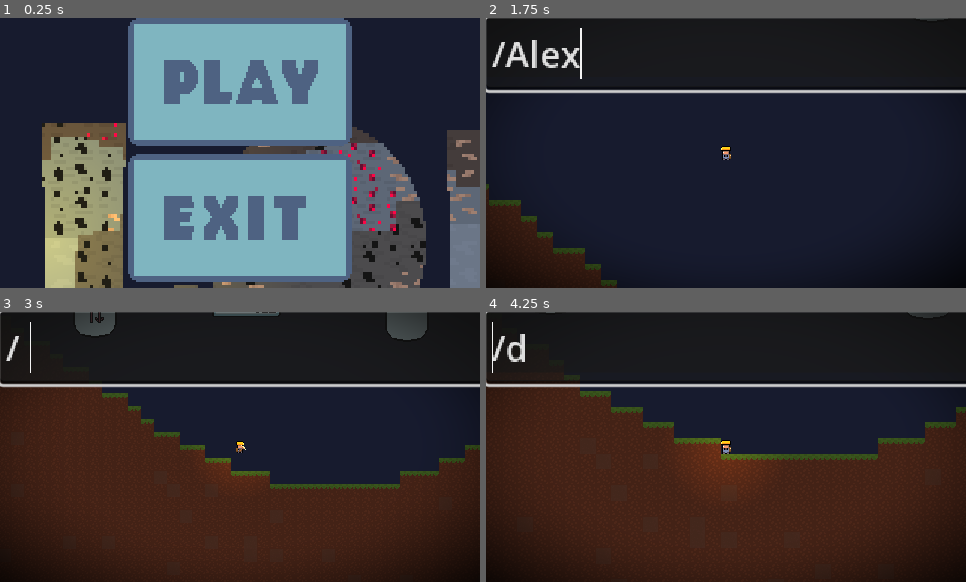
Above: before the commit, frames 1-4 (two rows, left to right).
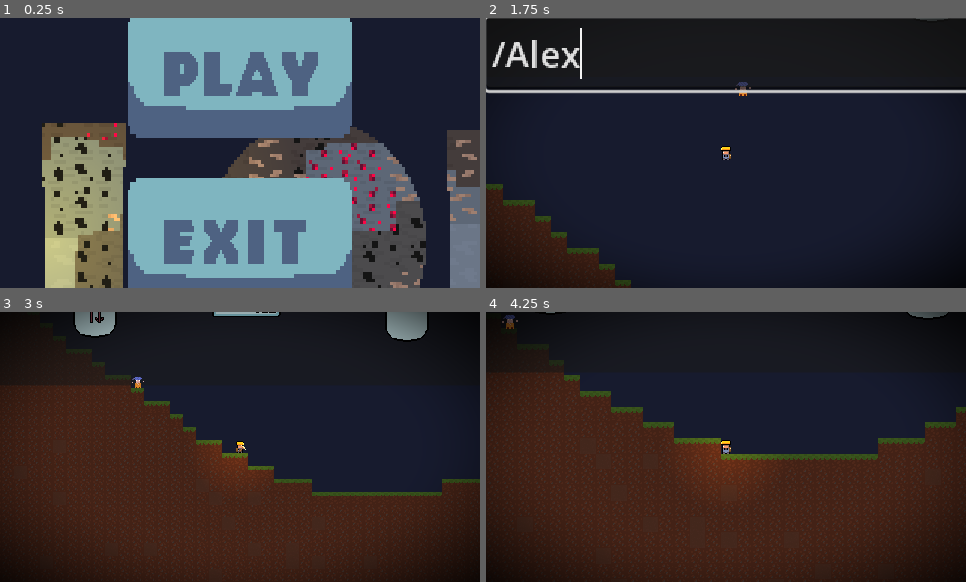
Above: after the commit, the same moments.

Repository: p4tk4n/Lone_Miner
Game: Godot game, scene res://Scenes/main_menu.tscn
Same seed, same stepped clock (60 frames per second), same inputs: the game is played once before the commit and once after it.
Inputs (mouse positions are in pixels of both pictures, inside the frame that each line leads up to; where the layout moved, square brackets give the same spot in the first picture):
- Up to frame 1 (0.25 s): no input
- Up to frame 2 (1.75 s): click (726, 74) [726, 82] at 0.5 s; click (846, 53) at 1.27 s; type "Alex" at 1.35 s
- Up to frame 3 (3 s): tap Enter (confirm_command) at 2, 2.1 s; move the mouse to (240, 444) at 2.02 s; hold D (player_right) from 2.03 s (still down); click (240, 444) at 2.17 s; tap Space (player_jump) at 2.27 s; tap Mouse wheel down (scroll down) at 2.3, 2.85 s; move the mouse to (144, 460) at 2.77 s; click (144, 460) at 2.92 s
- Up to frame 4 (4.25 s): tap Space (player_jump) at 3.02 s; tap Mouse wheel up (scroll up) at 3.05, 3.6 s; move the mouse to (774, 387) at 3.52 s; release D (player_right) at 3.53 s; hold A (player_left) from 3.53 s (still down); click (774, 387) at 3.67 s; tap Up (show_last_command) at 3.8 s

The runs differ from the first frame. In frame 1, 20% of the frame differs, in the area x 26-74%, y 0-100%; in frame 2, 1.6%; in frame 3, 9.0%; in frame 4, 3.2%.

Commit message:
art changes
some little tweaks

Diff:
--- a/Scenes/fading_effect.tscn
+++ b/Scenes/fading_effect.tscn
@@ -61,6 +61,7 @@
 
 [node name="ColorRect" type="ColorRect" parent="."]
 modulate = Color(0, 0, 0, 0)
+z_index = 999
 anchors_preset = 15
 anchor_right = 1.0
 anchor_bottom = 1.0
--- a/Scenes/item.tscn
+++ b/Scenes/item.tscn
@@ -18,7 +18,7 @@
 mass = 0.5
 physics_material_override = SubResource("PhysicsMaterial_3xsf5")
 gravity_scale = 1.1
-linear_velocity = Vector2(-44.6026, -18.7794)
+linear_velocity = Vector2(37.2986, 38.004)
 angular_damp = 40.013
 script = ExtResource("1_kblxi")
 item_texture = ExtResource("1_6o2xr")
--- a/Scenes/main_menu.tscn
+++ b/Scenes/main_menu.tscn
@@ -55,7 +55,7 @@
 grow_horizontal = 2
 grow_vertical = 2
 scale = Vector2(2, 2)
-theme_override_constants/separation = 4
+theme_override_constants/separation = 20
 
 [node name="playButton" type="TextureButton" parent="node"]
 layout_mode = 2
--- /dev/null
+++ b/Scenes/merchant.tscn
@@ -0,0 +1,24 @@
+[gd_scene load_steps=5 format=3 uid="uid://ouydd0tue512"]
+
+[ext_resource type="Texture2D" uid="uid://ckbkjkkgh5hs8" path="res://Resources/Sprites/merchant.png" id="1_qxmeh"]
+[ext_resource type="Script" path="res://Scripts/merchant.gd" id="1_tramn"]
+
+[sub_resource type="PhysicsMaterial" id="PhysicsMaterial_ojwbk"]
+friction = 0.5
+absorbent = true
+
+[sub_resource type="RectangleShape2D" id="RectangleShape2D_8kiro"]
+size = Vector2(18, 18)
+
+[node name="merchant" type="RigidBody2D"]
+disable_mode = 2
+physics_material_override = SubResource("PhysicsMaterial_ojwbk")
+lock_rotation = true
+script = ExtResource("1_tramn")
+
+[node name="Sprite2D" type="Sprite2D" parent="."]
+texture = ExtResource("1_qxmeh")
+
+[node name="CollisionShape2D" type="CollisionShape2D" parent="."]
+position = Vector2(0, -1)
+shape = SubResource("RectangleShape2D_8kiro")
--- a/Scripts/console_manager.gd
+++ b/Scripts/console_manager.gd
@@ -24,7 +24,6 @@
 		"item_texture" : Global.item_textures[item_type],
 		"texture_id" : texture_id
 		}
-	print(item)
 	Global.add_item(item)
 
 func clear_item_from_player(item_to_remove):
@@ -36,7 +35,6 @@
 
 func readCommands(input: String):
 	var tokens = (input.trim_prefix("/")).split(" ")
-	print(tokens)
 	var main_command: String = tokens[0]
 	if main_command in valid_commands:
 		if main_command == valid_commands[0]:
@@ -81,15 +79,16 @@
 		readCommands(text_from_console)
 		console.clear()
 		nth_command = 0
+		console.visible = false
 
 	if Input.is_action_just_pressed("show_last_command") and console.visible and command_history.size() > 0:
-		# Decrease nth_command to show the previous command in the history
+		# znizi nth_command aby ukazal posledny cmd
 		if nth_command > -command_history.size():
 			nth_command -= 1
 		console.text = command_history[nth_command]
 
 	if Input.is_action_just_pressed("show_prev_command") and console.visible and command_history.size() > 0:
-		# Increase nth_command to show the next command in the history
+		# zvysi nth_command aby ukazal predosly cmd
 		if nth_command < -1:
 			nth_command += 1
 		console.text = command_history[nth_command]
--- a/Scripts/global.gd
+++ b/Scripts/global.gd
@@ -4,7 +4,7 @@
 var HEIGHT := 400
 
 var player_can_mine = false
-var delay_inbetween_mining = 0.125
+var delay_inbetween_mining = 0.12
 
 var player_inventory_open = true
 var player : Node = null
@@ -20,8 +20,8 @@
 
 var item_textures: Dictionary = {
 	"coal": preload("res://Resources/Sprites/coal_item.png"),
+	"iron": preload("res://Resources/Sprites/iron_item.png"),
 	"stone": preload("res://Resources/Sprites/stone_item.png"),
-	"iron": preload("res://Resources/Sprites/iron_item.png"),
 	"ruby": preload("res://Resources/Sprites/ruby_item.png")
 }
 
--- /dev/null
+++ b/Scripts/merchant.gd
@@ -0,0 +1,5 @@
+@tool
+extends RigidBody2D
+
+func _ready():
+	self.sleeping = false
--- a/Scripts/player.gd
+++ b/Scripts/player.gd
@@ -65,16 +65,16 @@
 func _unhandled_input(_event):
 	if Input.is_action_just_pressed("scroll up"):
 		var new_zoom = camera.zoom * 1.1
-		#if new_zoom.x <= 5:  # Limit max zoom
-			#camera.zoom = new_zoom
-			#Global.did_scroll = true
+		if new_zoom.x <= 5:  # Limit max zoom
+			camera.zoom = new_zoom
+			Global.did_scroll = true
 		camera.zoom = new_zoom
 
 	if Input.is_action_just_pressed("scroll down"):
 		var new_zoom = camera.zoom * 0.9
-		#if new_zoom.x >= 1:  # Limit min zoom
-			#camera.zoom = new_zoom
-			#Global.did_scroll = true
+		if new_zoom.x >= 1:  # Limit min zoom
+			camera.zoom = new_zoom
+			Global.did_scroll = true
 		camera.zoom = new_zoom
 func _on_mining_range_entered():
 	Global.player_can_mine = true
--- a/Scripts/world.gd
+++ b/Scripts/world.gd
@@ -11,9 +11,11 @@
 @onready var mining_timer = $MiningTimer
 @onready var player_inventory = $hotbar/InventoryNode
 @onready var tutorial_ui = $player/Tutorial
+@onready var player = $player
 
 @onready var mining_particle = preload("res://Scenes/mining_particle.tscn")
 @onready var item = preload("res://Scenes/item.tscn")
+@onready var merchant_scene = preload("res://Scenes/merchant.tscn")
 
 var coal_texture = Global.item_textures["coal"]
 var iron_texture = Global.item_textures["iron"]
@@ -104,7 +106,8 @@
 
 	var a: float = 0
 	var b: float = 0
-
+	var a_increase = 0.081
+	var b_increase = 0.045
 	var block_type: int = 0
 
 	for x in range(left, right):
@@ -133,8 +136,8 @@
 					tilemap.set_cell(0, Vector2i(x, y-40), 5, Vector2i(3, 0))
 				_:
 					tilemap.set_cell(0, Vector2i(x, y-40), 5, Vector2i(2, 0))
-		a += 0.081
-		b += 0.045
+		a += a_increase
+		b += b_increase
 
 func _generate_world():
 	# Main terrain generation
@@ -156,6 +159,7 @@
 	generate_ore(noise_iron,0.49,2,Vector2i(1,0),stone_tiles)
 	generate_ore(noise_ruby,0.69,4,Vector2i(1,0),stone_tiles)
 	wave_terrain()
+	spawn_merchant()
 
 func generate_ore(noise: Noise, threshold: float, source_id: int, _atlas_coords: Vector2i, valid_tiles: Array):
 	for x in range(-width / 2.0, width / 2.0):
@@ -171,6 +175,11 @@
 
 				if tile_below in valid_tiles:
 					tilemap.set_cell(0, tile_pos, source_id, tile_below)  # Set ore tile
+
+func spawn_merchant():
+	var merchant_instance = merchant_scene.instantiate()
+	merchant_instance.position = player.position
+	add_child(merchant_instance)
 
 func spawn_drop(pos, quantity, item_type, item_name, texture):
 	var drop_instance = item.instantiate()
@@ -224,7 +233,7 @@
 		var new_tile_coords = Vector2i(atlas_coords.x, atlas_coords.y + 1)
 		tilemap.set_cell(0, tile_pos, source_id, new_tile_coords)  # Keep source ID the same
 
-	elif atlas_coords.y == 3:
+	elif atlas_coords.y == 3: #block destroyed
 		AudioManager.play_random_pitch(AudioManager.mining_block,0.7,1.1)
 		if source_id == 0 or source_id == 3:
 			spawn_drop(Vector2(tilemap.map_to_local(tile_pos)),1,"stone","Stone",stone_texture)
@@ -248,6 +257,7 @@
 
 func _unhandled_input(_event):
 	if Input.is_action_just_pressed("ui_cancel"):
+		player_inventory.visible = false
 		FadingEffect.transition()
 		await FadingEffect.on_transition_finished
 		get_tree().change_scene_to_file("res://Scenes/main_menu.tscn")
Not shown, added: Exports/Windows/Version Alpha.5/READ_ME.txt
Binary file changed: Resources/Sprites/coal_item.png
Binary file changed: Resources/Sprites/dirt_atlas.png
Binary file changed: Resources/Sprites/exit_button_clicked.png
Binary file changed: Resources/Sprites/exit_button_default.png
Binary file changed: Resources/Sprites/exit_button_hovered.png
Binary file changed: Resources/Sprites/game_icon.png
Binary file changed: Resources/Sprites/highlight_slot.png
Binary file changed: Resources/Sprites/hotbar_bg.png
Binary file changed: Resources/Sprites/iron_item.png
Binary file added: Resources/Sprites/merchant.png
Not shown, added: Resources/Sprites/merchant.png.import
(and 12 more such lines)
